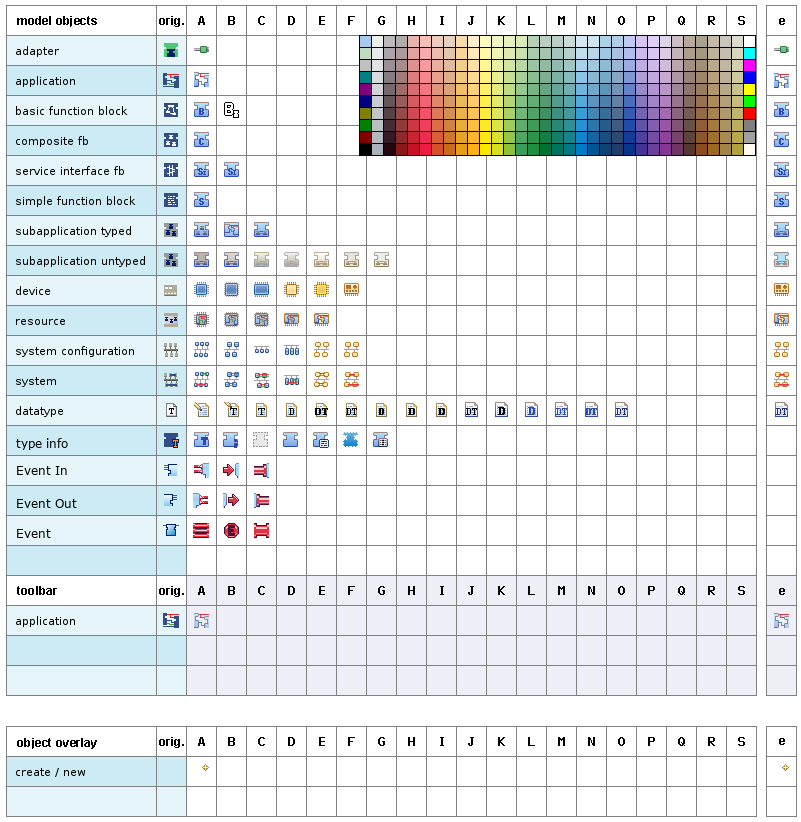
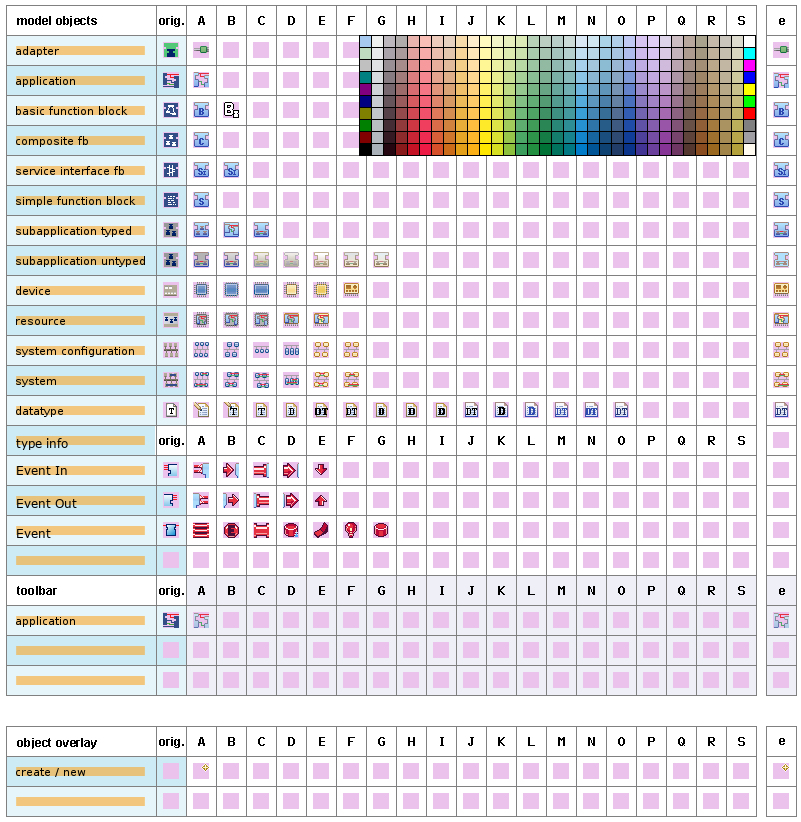
Two versions of the same layered image (w=801, h=822). Layer-by-layer changes:
removed group "originals" (13 layers) over [163, 43, 179, 628]
removed layer "Ebene #7" from group "results" over [193, 463, 269, 538]
removed layer "system_configuration" from group "results" over [774, 342, 789, 357]
removed layer "system" from group "results" over [774, 372, 789, 387]
renamed "fbType.png" to "Pick Help", painted on it over [155, 426, 745, 455]
removed layer "application_orig" from group "originals" over [163, 73, 179, 628]
removed layer "subapplication_orig" from group "originals" over [164, 227, 178, 259]
renamed "create/new" to "Work", moved it out of group "results", painted on it over [163, 43, 789, 772]
removed layer "Eingefügte Ebene #2" over [342, 432, 358, 447]
removed layer "Ebene #6" over [342, 432, 360, 448]
removed layer "Ebene #3" over [252, 432, 268, 447]
removed layer "Ebene #4" over [253, 432, 268, 447]
removed layer "Eingefügte Ebene-Kopie" over [223, 432, 238, 447]
removed layer "Ebene #9" over [233, 110, 387, 446]
removed layer "Eingefügte Ebene #4" over [224, 102, 388, 447]
removed layer "subapplication_untyped" over [283, 252, 789, 447]
removed layer "Eingefügte Ebene-Kopie #2" over [283, 432, 298, 447]
removed layer "Eingefügte Ebene" over [194, 432, 209, 447]
removed group "model_objects" (55 layers) over [194, 46, 628, 417]
removed layer "device_v1" from group "model_objects" over [194, 282, 209, 297]
removed layer "device_v2" from group "model_objects" over [224, 282, 239, 297]
removed layer "device_v3" from group "model_objects" over [254, 282, 269, 297]
showed "caption_background_help" over [16, 46, 145, 806]
showed "icon_background_help" over [163, 42, 789, 809]
…and 66 more changes (66 removed)
